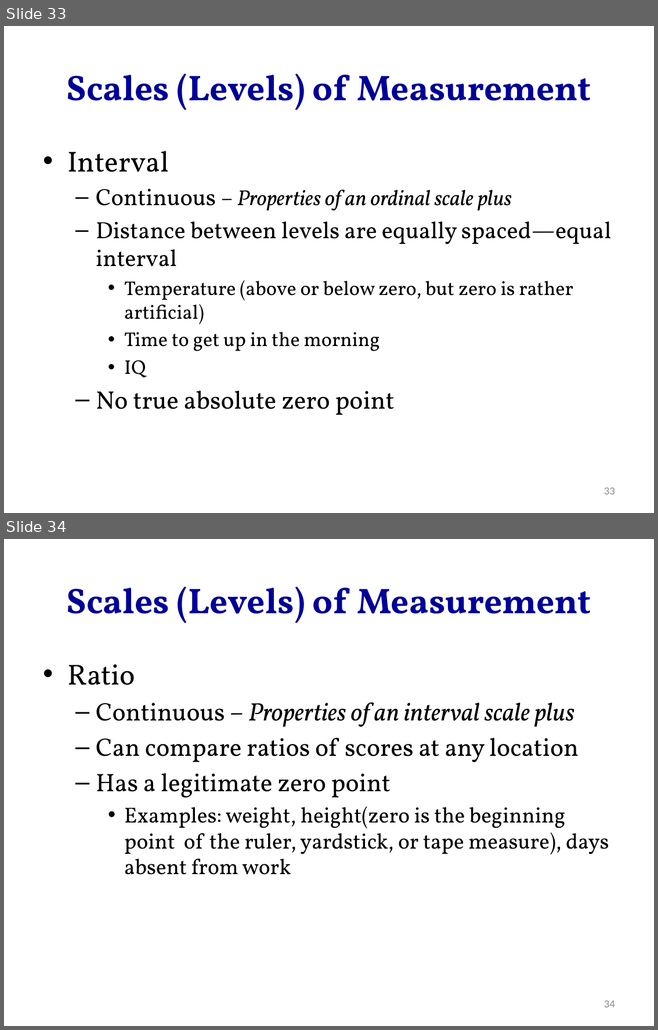
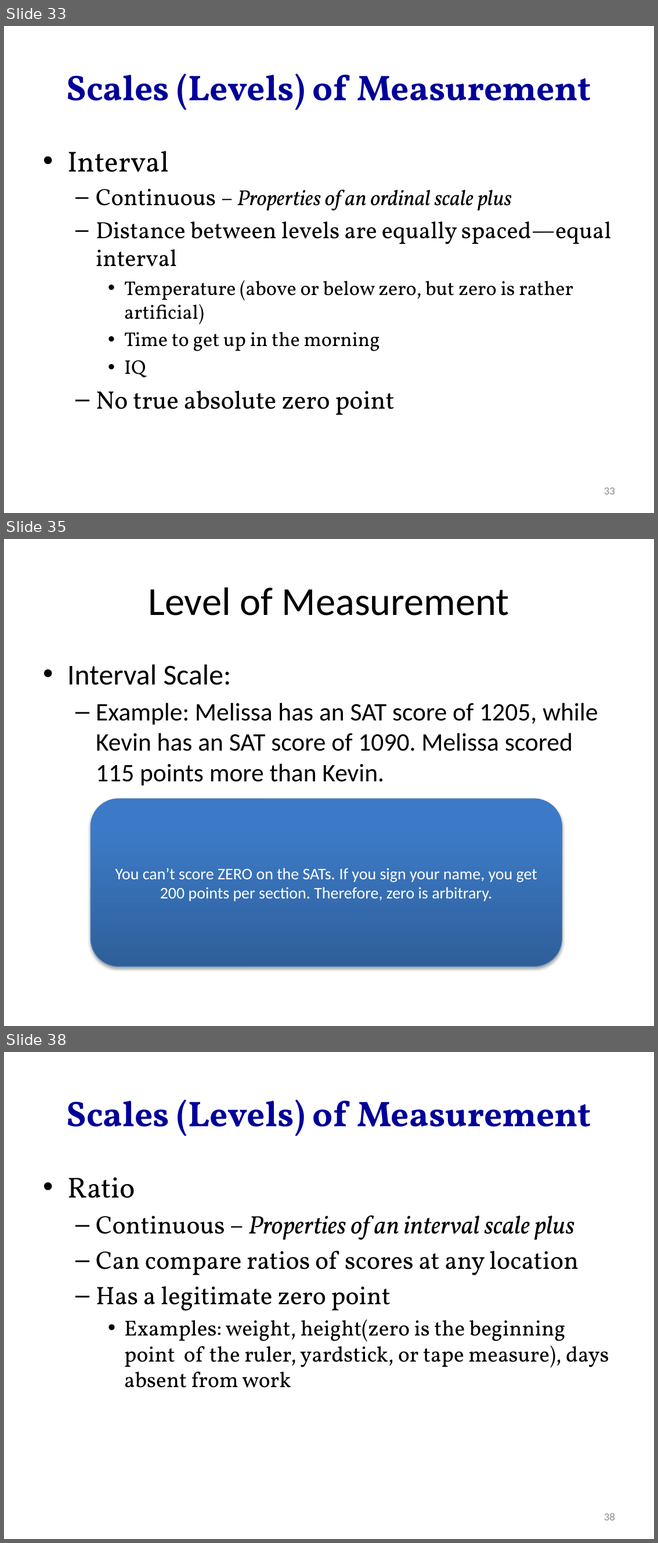
Before and after one commit to hejibo/Psychological-Statistics, a slide deck: Lecture 1- Introduction to Psychological Measurement and Data Analysis/Lecture 1- Introduction to Psychological Measurement and Data Analysis.pptx. Shown one above the other, each under a label of ours: slides 33 and 34 before the commit, slides 33, 35 and 38 after it; the slides between them are not shown. The pictures are 658x1030 and 658x1543 pixels, drawn with LibreOffice and Linux fonts; fonts in the diff are those of the drawing. Boxes give left, top, right and bottom in pixels: in the first picture for what was removed or moved away, otherwise in the second. Text is boxed around its words. In the diff, an @@ line names an element or a change of style, - is before the commit and + after.

Commit message:
revise ch1&2 level of measurement

```diff
--- a/Lecture 1- Introduction to Psychological Measurement and Data Analysis/Lecture 1- Introduction to Psychological Measurement and Data Analysis.pptx
+++ b/Lecture 1- Introduction to Psychological Measurement and Data Analysis/Lecture 1- Introduction to Psychological Measurement and Data Analysis.pptx
@@ slide 35 added at bbox=[4, 539, 654, 1026], background #FFFFFF @@
@@ title added at bbox=[148, 587, 509, 616], 44 pt, text #000000 @@
+Level of Measurement
@@ text added at bbox=[67, 664, 598, 785], 28 pt, text #000000 @@
+• Interval Scale:
+  – Example: Melissa has an SAT score of 1205, while Kevin has an SAT score of 1090. Melissa scored 115 points more than Kevin.
@@ rounded rectangle added at bbox=[90, 799, 561, 966], fill gradient #2F5F99 to #3D7CC7 to #3A7CCB, outline #4B7EBC 0.75 pt, 18 pt, text #FFFFFF @@
+You can’t score ZERO on the SATs. If you sign your name, you get 200 points per section. Therefore, zero is arbitrary.
@@ what was slide 34 is now slide 38 @@
@@ page number at bbox=[604, 1513, 615, 1521]: text changed @@
-34
+38
```
Also in this commit, not shown: 6 other slides added, 2 other files.
